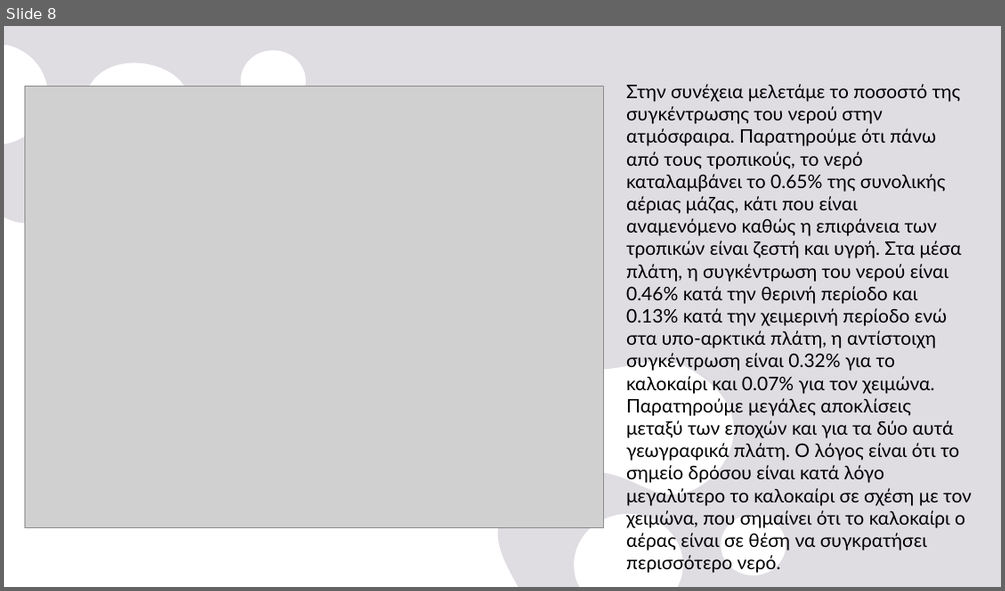
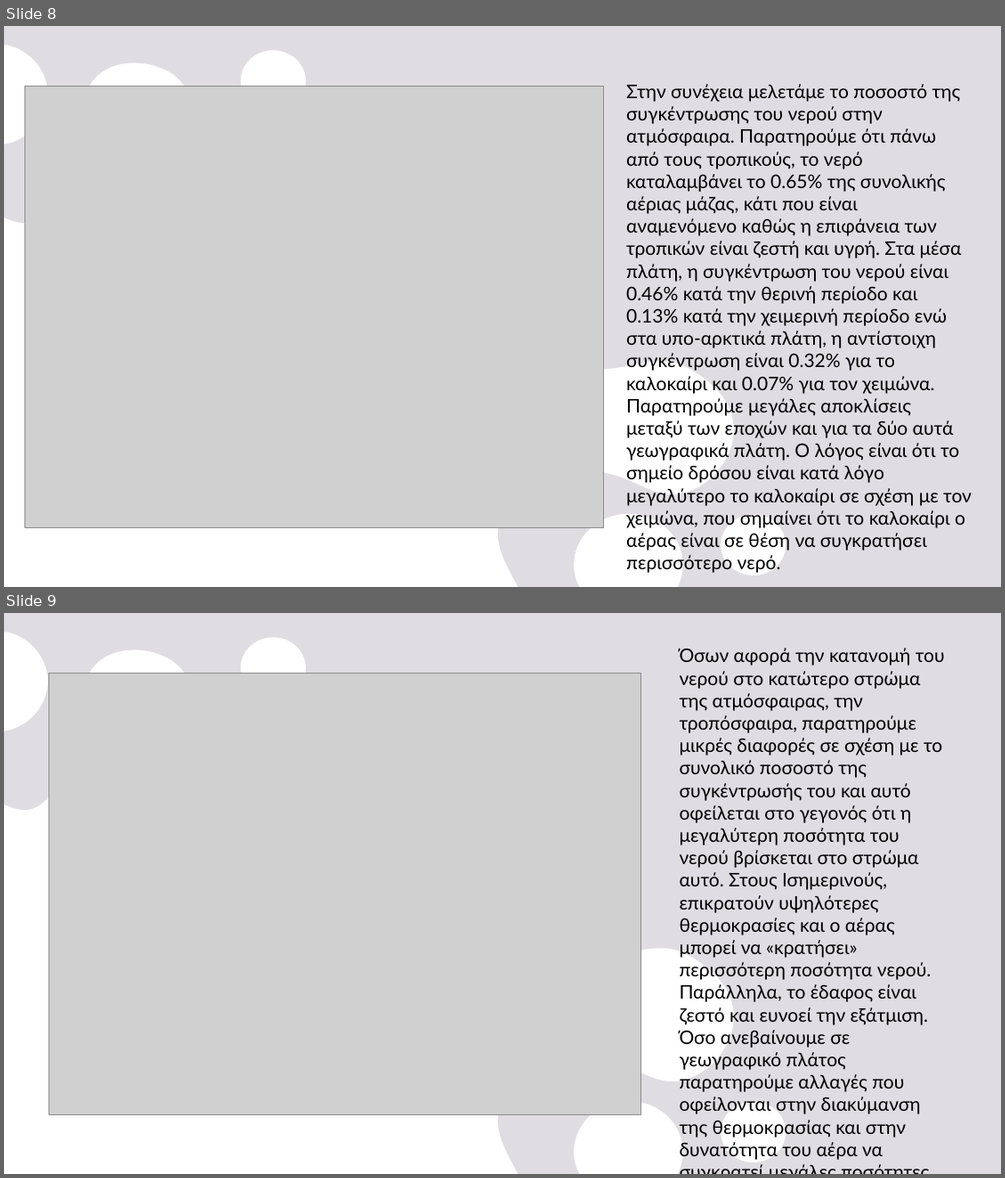
Before and after one commit to nadezsha/MSc---Applied-Meteorology-and-Environmental-Physics, a slide deck: Radiation and Atmosphere Interaction/Report 0/ΕργασίαΜηδέν.pptx. Shown one above the other, each under a label of ours: slide 8 before the commit, slides 8 and 9 after it. The pictures are 1005x591 and 1005x1178 pixels, drawn with LibreOffice and Linux fonts; fonts in the diff are those of the drawing; grey boxes stand for pictures. Boxes give left, top, right and bottom in pixels: in the first picture for what was removed or moved away, otherwise in the second. Text is boxed around its words. In the diff, an @@ line names an element or a change of style, - is before the commit and + after.

```diff
--- a/Radiation and Atmosphere Interaction/Report 0/ΕργασίαΜηδέν.pptx
+++ b/Radiation and Atmosphere Interaction/Report 0/ΕργασίαΜηδέν.pptx
@@ slide 9 added at [4,613,1001,1174], background #E5E2E8; not listed: 2 template elements that a slide beside it also shows @@
@@ text added at [680,648,945,1159], 18 pt, text #000000 @@
+Όσων αφορά την κατανομή του νερού στο κατώτερο στρώμα της ατμόσφαιρας, την τροπόσφαιρα, παρατηρούμε μικρές διαφορές σε σχέση με το συνολικό ποσοστό της συγκέντρωσής του και αυτό οφείλεται στο γεγονός ότι η μεγαλύτερη ποσότητα του νερού βρίσκεται στο στρώμα αυτό. Στους Ισημερινούς, επικρατούν υψηλότερες θερμοκρασίες και ο αέρας μπορεί να «κρατήσει» περισσότερη ποσότητα νερού. Παράλληλα, το έδαφος είναι ζεστό και ευνοεί την εξάτμιση. Όσο ανεβαίνουμε σε γεωγραφικό πλάτος παρατηρούμε αλλαγές που οφείλονται στην διακύμανση της θερμοκρασίας και στην δυνατότητα του αέρα να συγκρατεί μεγάλες ποσότητες νερού.
@@ picture added at [48,673,641,1115] @@
```
Also in this commit, not shown: 4 other slides added.
